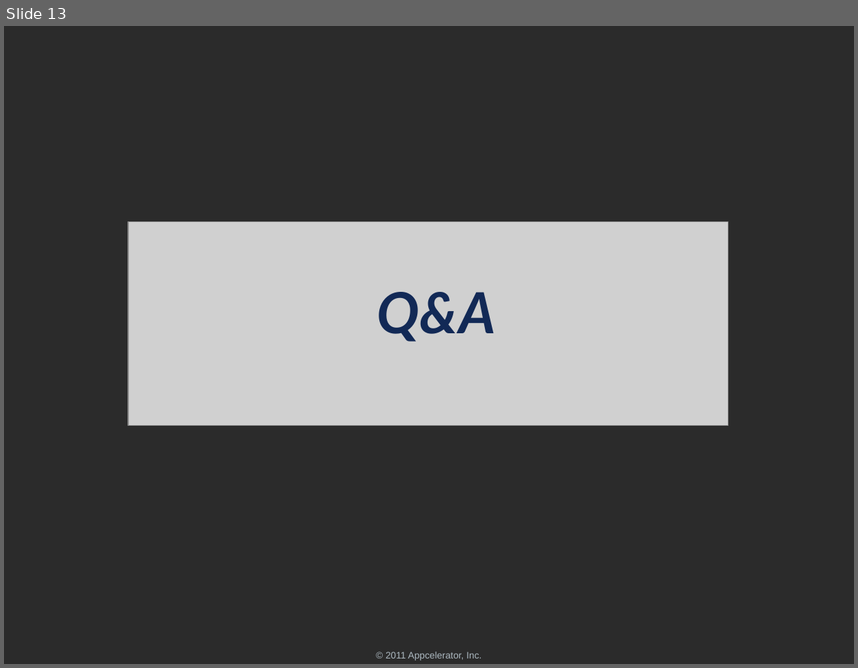
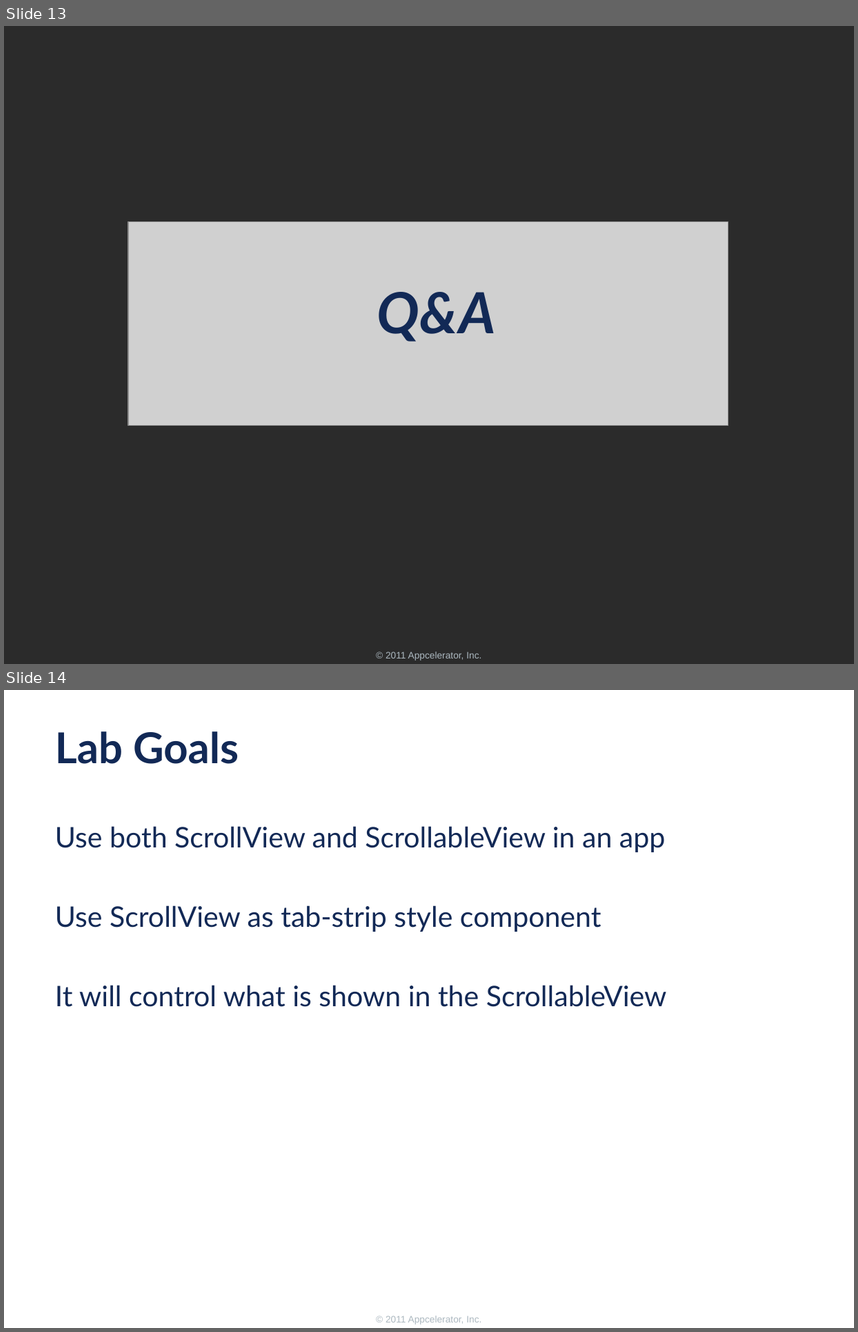
Before and after one commit to appcelerator-forks/appcelerator-training.tcmd_certification, a slide deck: 335.pptx. Shown one above the other, each under a label of ours: slide 13 before the commit, slides 13 and 14 after it. The pictures are 858x668 and 858x1332 pixels, drawn with LibreOffice and Linux fonts; fonts in the diff are those of the drawing; grey boxes stand for pictures; background and template pictures are left out; a plain dark background stands for a picture behind light text. Boxes give left, top, right and bottom in pixels: in the first picture for what was removed or moved away, otherwise in the second. Text is boxed around its words. In the diff, an @@ line names an element or a change of style, - is before the commit and + after.

```diff
--- a/335.pptx
+++ b/335.pptx
@@ slide 14 added at box(4, 690, 854, 1328), background #FFFFFF; not listed: 1 template element that a slide beside it also shows @@
@@ title added at box(55, 731, 239, 764), 36 pt, text #122956, bold @@
+Lab Goals
@@ text added at box(55, 826, 667, 1007), 24 pt, text #122956 @@
+Use both ScrollView and ScrollableView in an app
+Use ScrollView as tab-strip style component
+It will control what is shown in the ScrollableView
```
Also in this commit, not shown: 4 slides changed.
